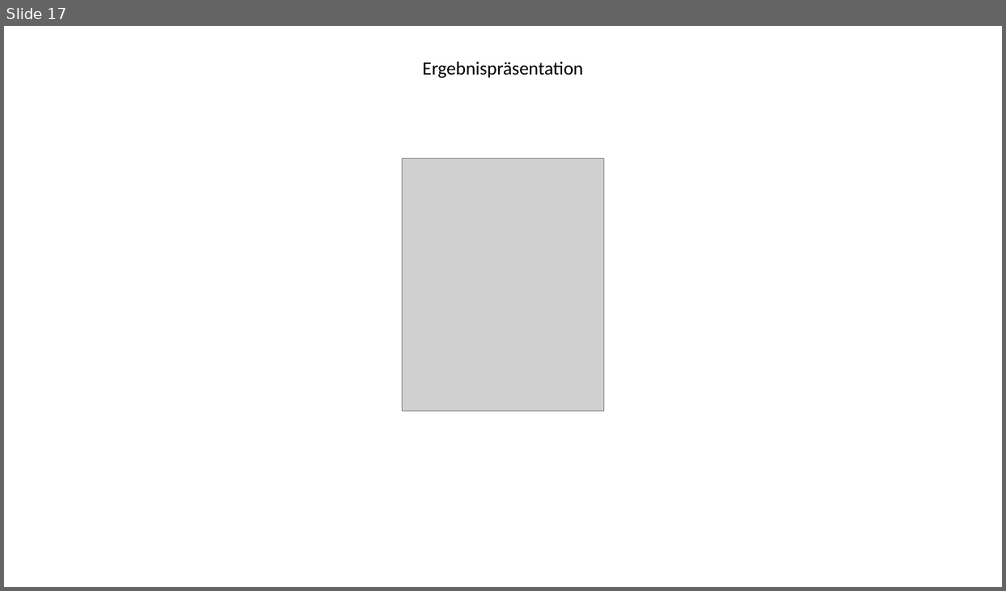
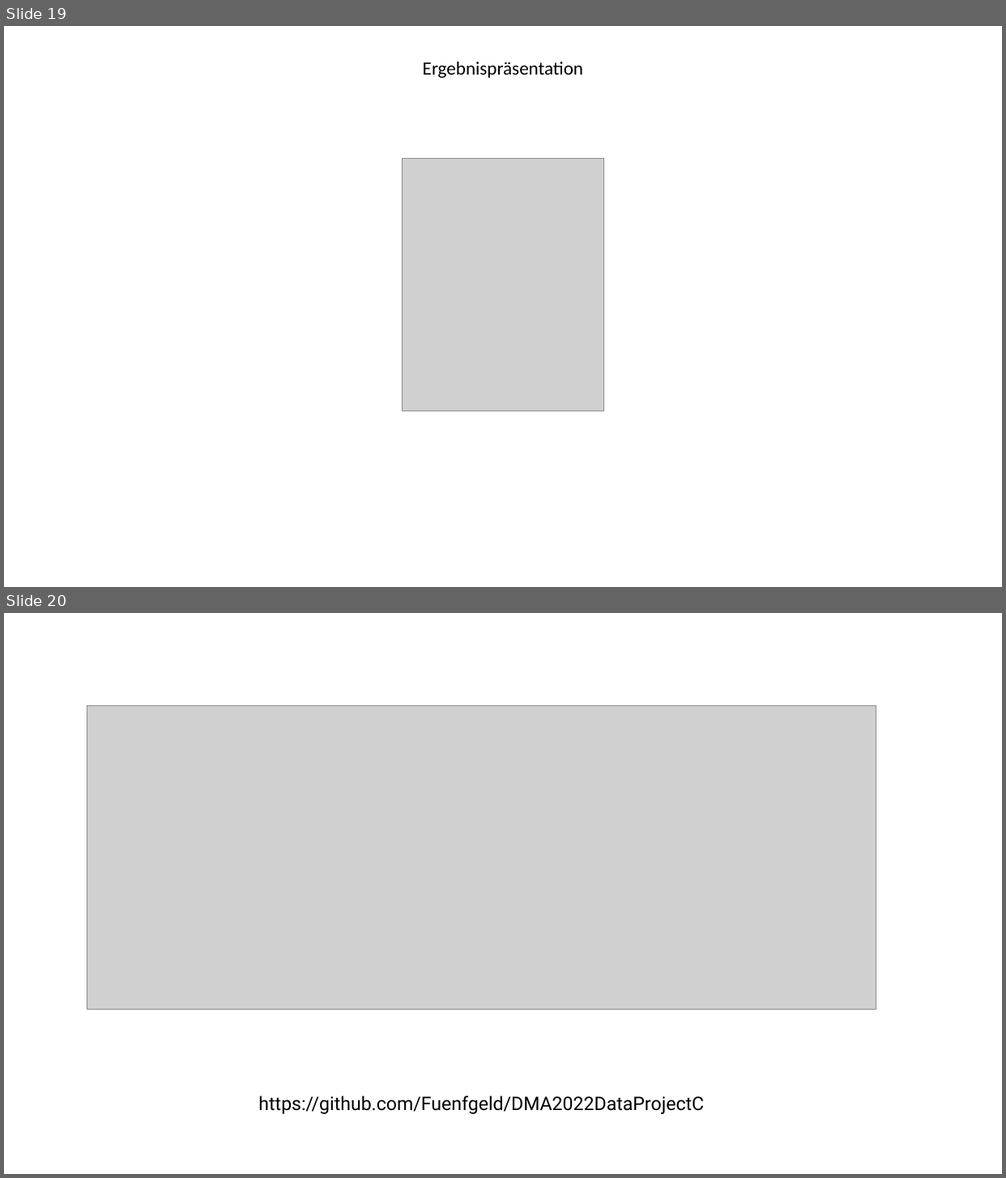
Before and after one commit to Fuenfgeld/DMA2022DataProjectC, a slide deck: video/Video.pptx. Shown one above the other, each under a label of ours: slide 17 before the commit, slides 19 and 20 after it. The pictures are 1006x591 and 1006x1178 pixels, drawn with LibreOffice and Linux fonts; fonts in the diff are those of the drawing; grey boxes stand for pictures. Boxes give left, top, right and bottom in pixels: in the first picture for what was removed or moved away, otherwise in the second. Text is boxed around its words. In the diff, an @@ line names an element or a change of style, - is before the commit and + after.

```diff
--- a/video/Video.pptx
+++ b/video/Video.pptx
@@ slide 20 added at <box>4,613,1002,1174</box>, background #FFFFFF @@
@@ picture added at <box>87,706,876,1009</box> @@
@@ text added at <box>258,1096,704,1114</box>, 18 pt, text #000000 @@
+https://github.com/Fuenfgeld/DMA2022DataProjectC
@@ what was slide 17 is now slide 19 @@
```
Also in this commit, not shown: 2 slides changed, 4 other slides added, 3 slides removed, 6 other files.
